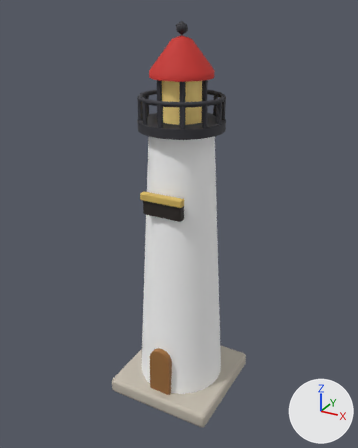
The glTF model game/assets/models/mailbox_lighthouse.glb: old version first, new version second.
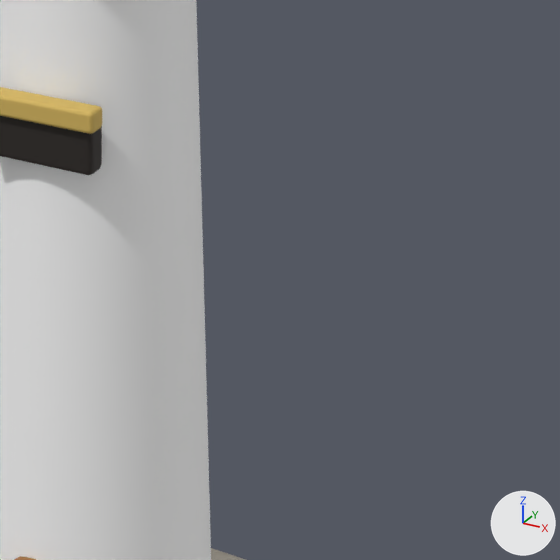
Each version is shown whole from a 50 mm lens placed at (0.751, -1.383, 1.359), pointed at (-0.009, -0.001, 0.668), then close up on the part from 42% to 94% of the width and 37% to 78% of the height. The axes (+X, +Y, +Z) are drawn at lower right. The lights are the same throughout. The first two pictures are the older version.

Script lines for the objects in view, before the commit:
```python
me_mailbox_lighthouse_body = bpy.data.meshes.new('mailbox_lighthouse_body')
me_mailbox_lighthouse_body.from_pydata(...)  # 144 vertices, 144 faces; spans x -0.157..0.157, y -0.157..0.157, z 0.06..0.86
me_mailbox_lighthouse_body.materials.append(mat_mailbox_lighthouse_body)
me_mailbox_lighthouse_main = bpy.data.meshes.new('mailbox_lighthouse_main')
me_mailbox_lighthouse_main.from_pydata(...)  # 1595 vertices, 2880 faces; spans x -0.2..0.2, y -0.2..0.2, z 0.0..1.32
me_mailbox_lighthouse_main.materials.append(mat_mailbox_lighthouse_main)
ob_mailbox_lighthouse_body = bpy.data.objects.new('mailbox_lighthouse_body', me_mailbox_lighthouse_body)
ob_mailbox_lighthouse_body.location = (0.0, 0.0, 0.0)
ob_mailbox_lighthouse_main = bpy.data.objects.new('mailbox_lighthouse_main', me_mailbox_lighthouse_main)
ob_mailbox_lighthouse_main.location = (0.0, 0.0, 0.0)
```
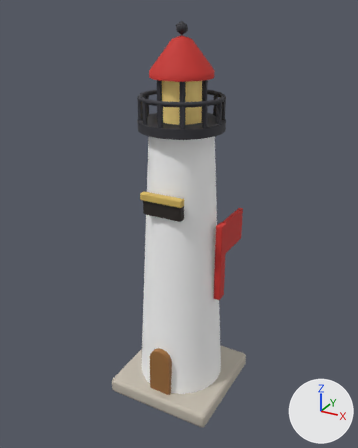
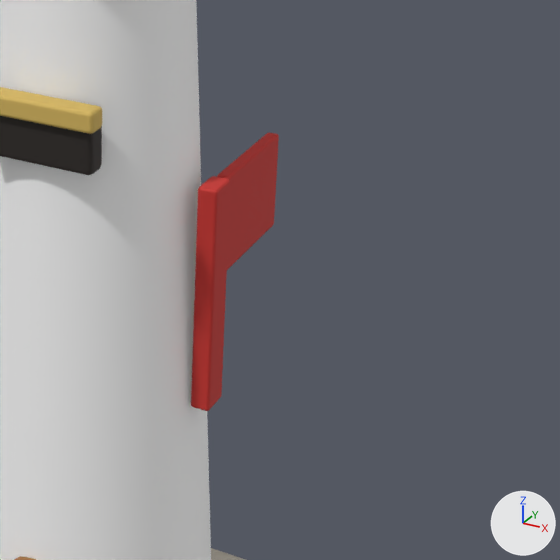
Location of each change, [x1, y1, x2, y2] in pixels of the close-ups (560 x 560 px):
'mailbox_lighthouse_flag', added (red)
    after: [191, 133, 279, 411]

Patch to the scene script:
```diff
--- a/game/assets/models/mailbox_lighthouse.glb.py
+++ b/game/assets/models/mailbox_lighthouse.glb.py
@@ mat_mailbox_lighthouse_flag @@
+mat_mailbox_lighthouse_flag = bpy.data.materials.new('mailbox_lighthouse_flag')
+mat_mailbox_lighthouse_flag.use_nodes = True; mat_mailbox_lighthouse_flag.node_tree.nodes.clear()
+_N = mat_mailbox_lighthouse_flag.node_tree.nodes; _L = mat_mailbox_lighthouse_flag.node_tree.links
+n0 = _N.new('ShaderNodeBsdfPrincipled'); n0.name = 'Principled BSDF'
+n0.inputs[2].default_value = 0.75  # 'Roughness'
+n1 = _N.new('ShaderNodeOutputMaterial'); n1.name = 'Material Output'
+n2 = _N.new('ShaderNodeVertexColor'); n2.name = 'Color Attribute'
+_L.new(n0.outputs[0], n1.inputs[0])  # 'BSDF' to 'Surface'
+_L.new(n2.outputs[0], n0.inputs[0])  # 'Color' to 'Base Color'
@@ me_mailbox_lighthouse_flag @@
+me_mailbox_lighthouse_flag.from_pydata(...)  # 112 vertices, 216 faces; spans x -0.012..0.012, y -0.02..0.17, z -0.03..0.25
+me_mailbox_lighthouse_flag.materials.append(mat_mailbox_lighthouse_flag)
@@ ob_mailbox_lighthouse_flag @@
+ob_mailbox_lighthouse_flag = bpy.data.objects.new('mailbox_lighthouse_flag', me_mailbox_lighthouse_flag)
+ob_mailbox_lighthouse_flag.location = (0.15, 0.0, 0.45)
```
